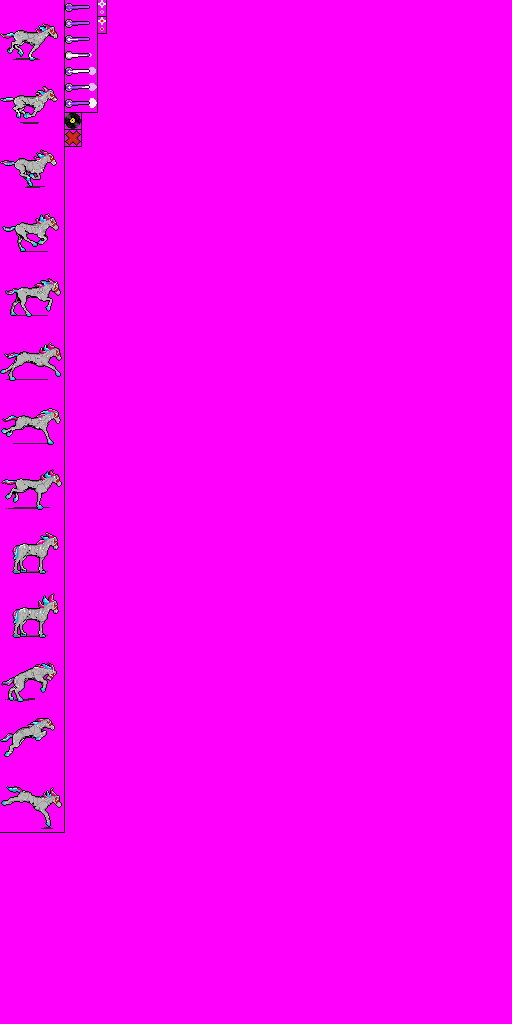
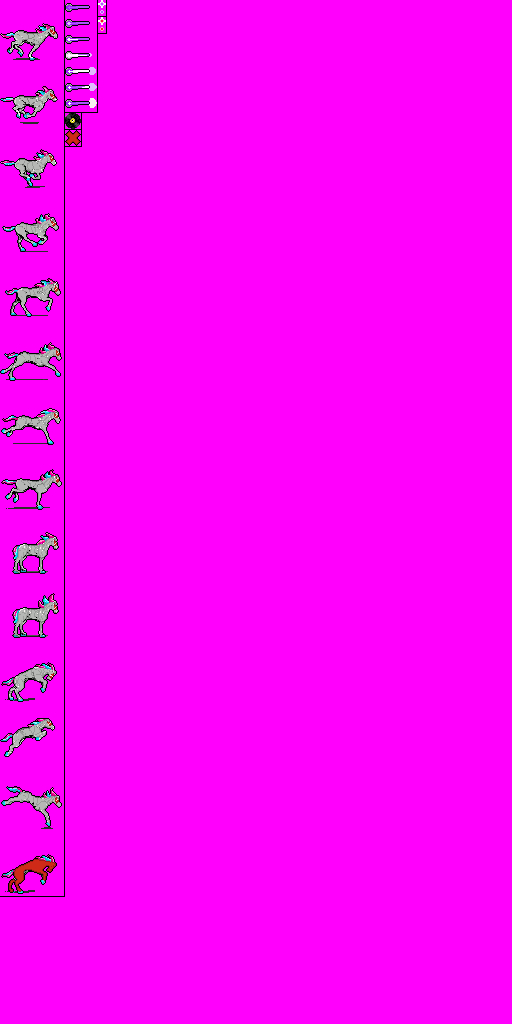
Comparing the layer stacks of the two 512 x 1024 images. Changes:
added layer "Hurt" above "Jump" over (1, 854, 57, 894)
painted on "Separators" over (0, 832, 65, 897)
